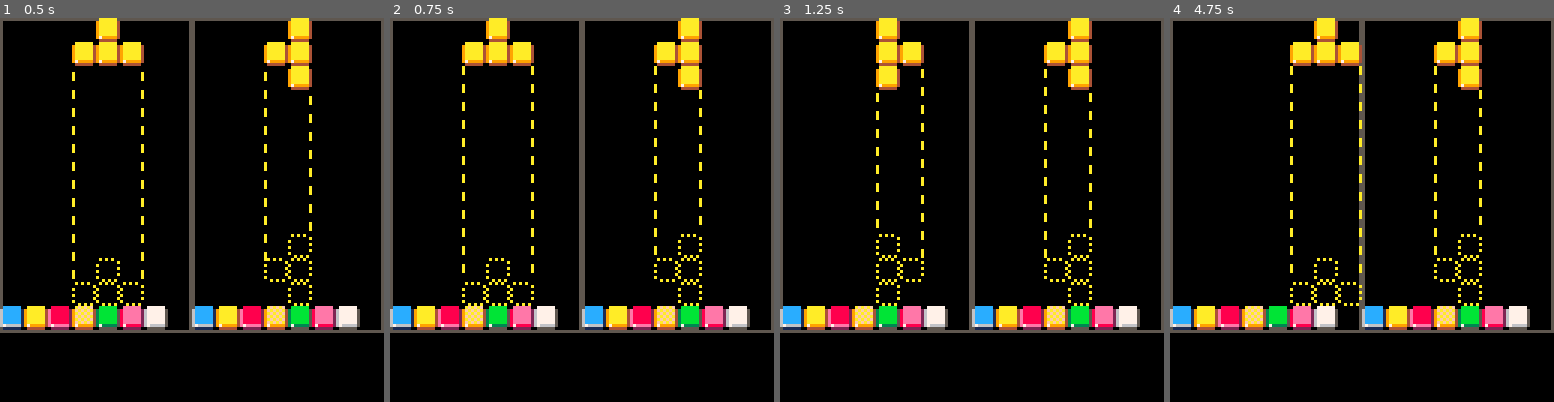
Above: before the commit, frames 1-4 (left to right).
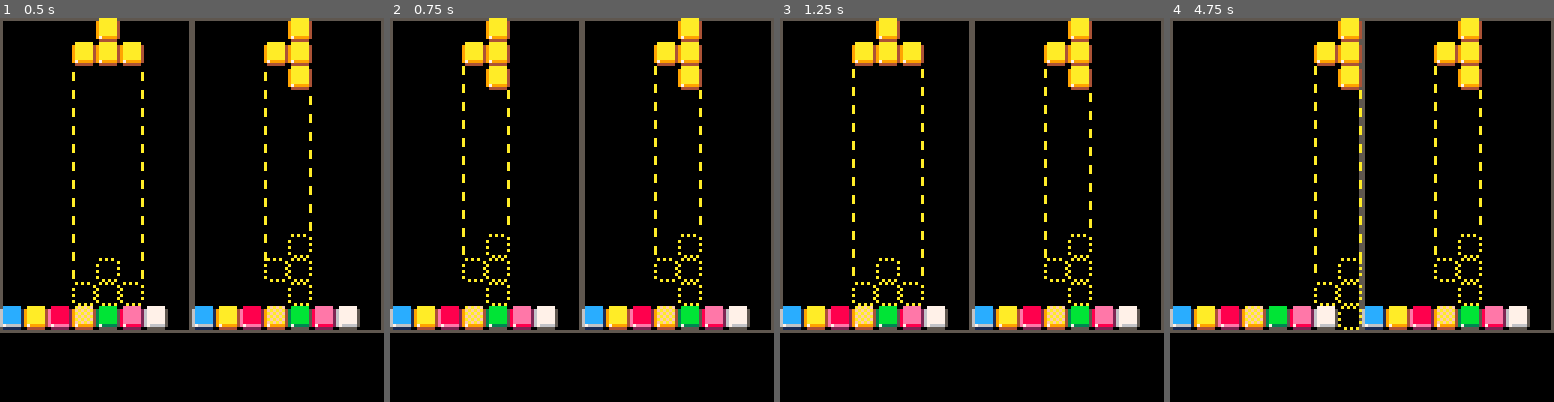
Above: after the commit, the same moments.

Repository: higuaro/pico8-cartridges
Game: PICO-8 cartridge testris.p8
The game is run twice, just before and just after one commit, with the same random seed, the same clock (stepped at 60 frames per second) and the same inputs.
Inputs:
- Up to frame 1 (0.5 s): tap X (X key) at 0.33 s
- Up to frame 2 (0.75 s): tap O (Z key) at 0.7 s
- Up to frame 3 (1.25 s): tap X (X key) at 1.07 s
- Up to frame 4 (4.75 s): hold Right 1.6-2.1 s; tap O (Z key) every 0.4 s from 1.7 to 4.5 s; tap X (X key) at 1.85, 2.97, 4.08 s; hold Up 2.15-2.42 s; hold Right 2.47-3.03 s; hold Left 3.08-3.58 s; hold Down 3.63-3.97 s; hold Right 4.02-4.68 s; hold Up from 4.73 s (still down)

Frame 1 is identical in both runs. In frame 2, 1.4% of the frame differs, in the area x 18-38%, y 6-75%; in frame 3, 1.4%; in frame 4, 2.4%, in the area x 31-50%, y 0-82%.

Commit message:
first working version of the rotation with wallkicks

Diff:
--- a/testris.p8
+++ b/testris.p8
@@ -591,7 +591,7 @@
 
  -- current rotation plus new rotation give us next state
  local rot = p.rot_steps + dir
- local sign = sgn(dir) * (band(rot, 1) == 1 and 1 or -1)
+ local sign = sgn(dir) * ((rot % 2) == 0 and -1 or 1)
 
  -- the I tetromino has a different wallkick
  -- table from the rest of tetrominoes
@@ -610,6 +610,7 @@
   local r = p.row + sign * kick[1]
   local c = p.col + sign * kick[2]
   if not collides(blocks, rows, cols, b, r, c) then
+   p.row, p.col = r, c
    p:_update_blocks(blocks)
    found = true
    break
@@ -781,6 +782,7 @@
  steps : int[-3..3]: number of 90° rotations
 ]]--
 function rotate(blocks, rows, cols, steps)
+ steps = (steps + 4) % 4
  local dest = array2d(rows, cols)
  for r = 1, rows do
   for c = 1, cols do
